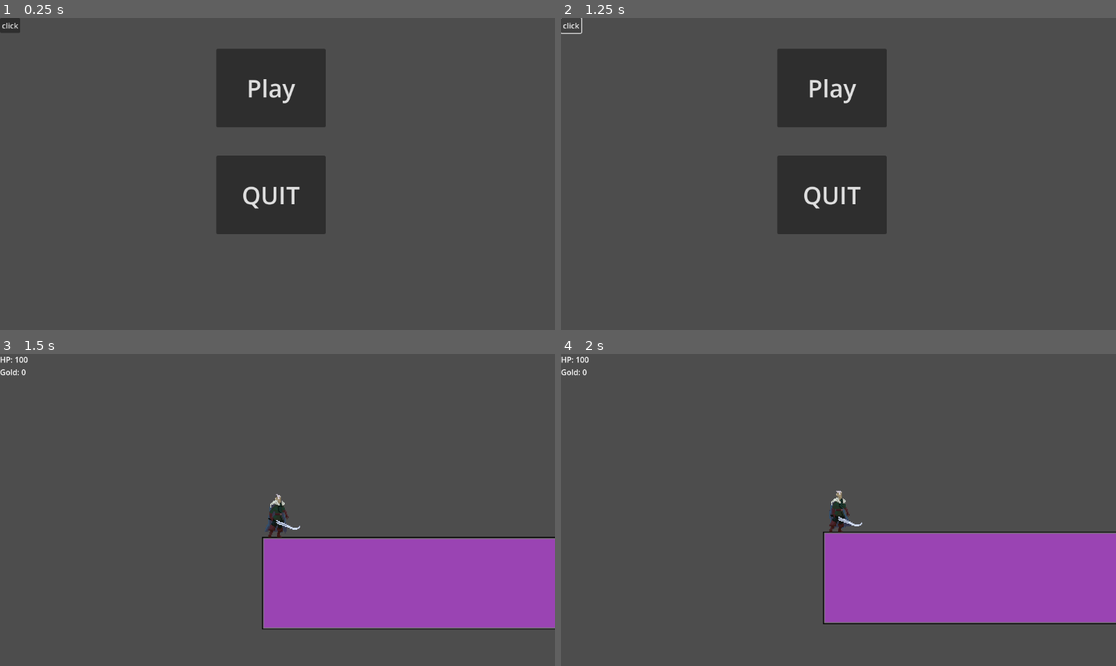
Above: before the commit, frames 1-4 (two rows, left to right).
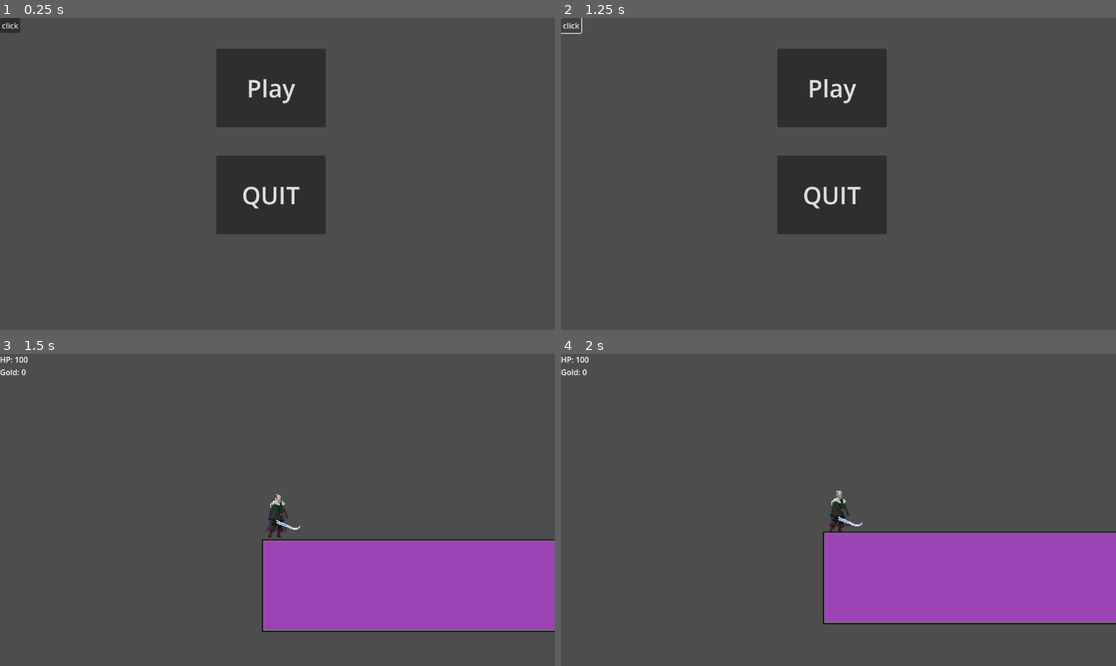
Above: after the commit, the same moments.

Repository: establishmentarianism/game-v1
Game: Godot game, scene res://src/screens/menu.tscn
Two runs of this game, one before a commit and one after it. Both use one fixed random seed, a clock stepped at 60 frames per second and the inputs below. Before the commit the project starts from res://src/ui/menu.tscn.
Inputs:
- Up to frame 1 (0.25 s): no input
- Up to frame 2 (1.25 s): click "click" at 0.5 s
- Up to frame 3 (1.5 s): click "Play" at 1.25 s
- Up to frame 4 (2 s): no input

Frames 1-2 are identical in both runs. In frame 3, 1.4% of the frame differs, in the area x 47-100%, y 58-90%; in frame 4, nothing differs.

Commit message:
Реализовал управление экранами с локализацией жёстких ссылок.

Diff:
--- a/project.godot
+++ b/project.godot
@@ -18,6 +18,7 @@
 [autoload]
 
 Events="*res://src/_autoload/events.gd"
+ScreenManager="*res://src/_autoload/screen_manager.gd"
 
 [layer_names]
 
--- /dev/null
+++ b/src/_autoload/screen_manager.gd
@@ -0,0 +1,23 @@
+extends Node
+
+# Здесь ТОЛЬКО те сцены, которые заменяют друг друга целиком
+const SCREENS = {
+	"MENU": "res://src/screens/menu.tscn",
+	"GAME": "res://src/screens/game.tscn"
+}
+
+func load_menu():
+	_change_scene(SCREENS.MENU)
+
+func load_game():
+	_change_scene(SCREENS.GAME)
+
+func _change_scene(path: String):
+	if ResourceLoader.exists(path):
+		# Используем отложенный вызов для безопасности
+		call_deferred("_deferred_change_scene", path)
+	else:
+		printerr("SceneManager: Путь не найден! ", path)
+
+func _deferred_change_scene(path: String):
+	get_tree().change_scene_to_file(path)
--- a/src/entities/player/player.gd
+++ b/src/entities/player/player.gd
@@ -102,4 +102,4 @@
 	anim.play("Death")
 	Events.player_died.emit()
 	await anim.animation_finished
-	get_tree().change_scene_to_file("res://ui/menu.tscn")
+	ScreenManager.load_menu()
--- a/game.tscn
+++ b/src/screens/game.tscn
@@ -1,6 +1,6 @@
 [gd_scene load_steps=10 format=4 uid="uid://cq00bdd0f44ow"]
 
-[ext_resource type="Script" uid="uid://d5tvah4p6eak" path="res://game.gd" id="1_80nbo"]
+[ext_resource type="Script" uid="uid://d5tvah4p6eak" path="res://src/screens/game.gd" id="1_80nbo"]
 [ext_resource type="PackedScene" uid="uid://c1j2g6bhjcgeu" path="res://src/entities/player/player.tscn" id="2_e2o6t"]
 [ext_resource type="Texture2D" uid="uid://c2iw1ue5xyt4c" path="res://assets/textures/environment/TileSet.png" id="3_feb5d"]
 [ext_resource type="PackedScene" uid="uid://d01l7a5nwisbl" path="res://src/entities/enemies/mob.tscn" id="4_fc0e3"]
--- /dev/null
+++ b/src/screens/menu.gd
@@ -0,0 +1,12 @@
+extends Node2D
+var a = 0
+
+
+func _on_button_2_button_down() -> void:
+	get_tree().quit()
+
+func _on_button_button_down() -> void:
+	ScreenManager.load_game()
+
+func _on_button_3_button_down() -> void:
+	a += 1
--- a/src/ui/menu.tscn
+++ b/src/screens/menu.tscn
@@ -1,6 +1,6 @@
 [gd_scene load_steps=2 format=3 uid="uid://dsp37j5dpi64f"]
 
-[ext_resource type="Script" uid="uid://bva5e2gincuqf" path="res://src/ui/menu.gd" id="1_lti8b"]
+[ext_resource type="Script" uid="uid://bva5e2gincuqf" path="res://src/screens/menu.gd" id="1_lti8b"]
 
 [node name="Menu" type="Node2D"]
 script = ExtResource("1_lti8b")
--- a/src/ui/menu.gd
+++ /dev/null
@@ -1,19 +0,0 @@
-extends Node2D
-var a=0
-
-
-
-func _on_button_2_button_down() -> void:
-	get_tree().quit()
-
-func _on_button_button_down() -> void:
-	get_tree().change_scene_to_file("res://game.tscn")
-
-
-func _on_button_3_button_down() -> void:
-	a=a+1
-
-
-
-func _on_button_mouse_entered() -> void:
-	get_tree().change_scene_to_file("res://game.tscn")
Not shown, added: src/_autoload/screen_manager.gd.uid
Renamed: collectibles.gd -> src/components/collectibles.gd
Renamed: collectibles.gd.uid -> src/components/collectibles.gd.uid
Renamed: game.gd -> src/screens/game.gd
Renamed: game.gd.uid -> src/screens/game.gd.uid
Renamed: src/ui/menu.gd.uid -> src/screens/menu.gd.uid
